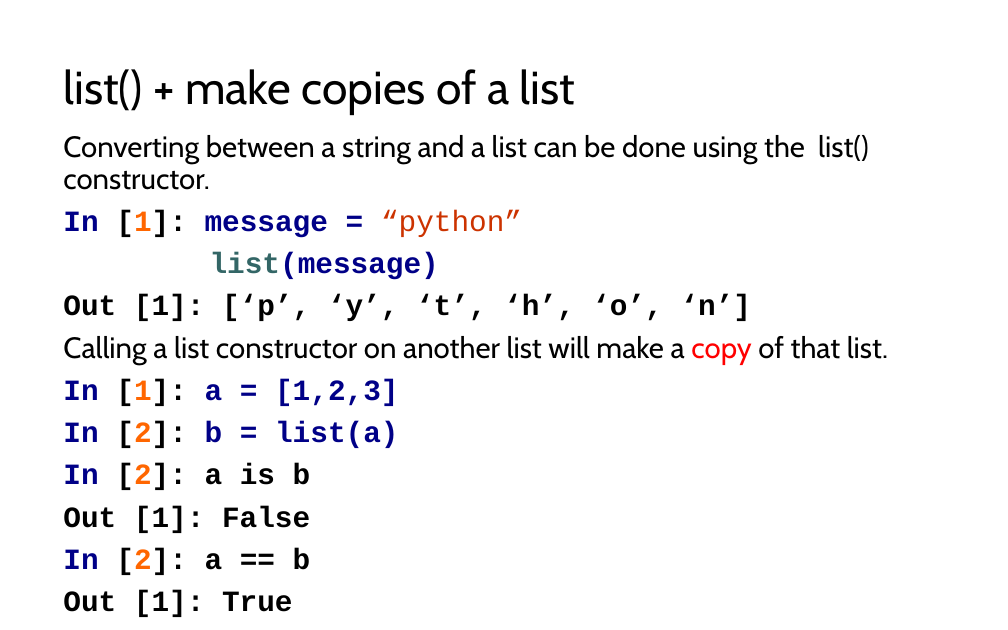
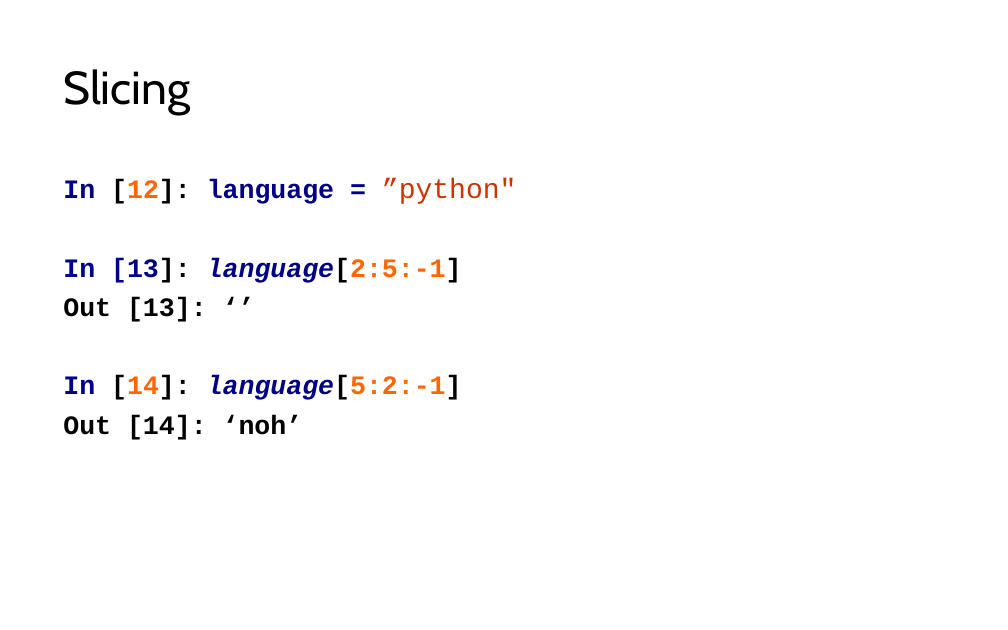
Before and after one commit to LongBaoNguyen/longbaonguyen.github.io, a slide deck: slide 10 of courses/apcsp/lect6.pptx (slide 18 before the commit). Drawn at 1008x630 pixels with LibreOffice and Linux fonts; fonts in the diff are those of the drawing. Boxes give left, top, right and bottom in pixels: in the first picture for what was removed or moved away, otherwise in the second. Text is boxed around its words. In the diff, an @@ line names an element or a change of style, - is before the commit and + after.

```diff
--- a/courses/apcsp/lect6.pptx
+++ b/courses/apcsp/lect6.pptx
@@ title at (63, 69, 190, 115): text changed @@
-list() + make copies of a list
+Slicing
@@ text at (63, 178, 517, 440): text changed; size 21 to 19 pt; bold on @@
-Converting between a string and a list can be done using the list() constructor.
-In [1]: message = “python”
-list(message)
-Out [1]: [‘p’, ‘y’, ‘t’, ‘h’, ‘o’, ‘n’]
-Calling a list constructor on another list will make a copy of that list.
-In [1]: a = [1,2,3]
-In [2]: b = list(a)
-In [2]: a is b
-Out [1]: False
-In [2]: a == b
-Out [1]: True
+In [12]: language = ”python"
+In [13]: language[2:5:-1]
+Out [13]: ‘’
+In [14]: language[5:2:-1]
+Out [14]: ‘noh’
```
Also in this commit, not shown: 10 other slides changed, 17 slides added, 25 slides removed, 14 other files.
